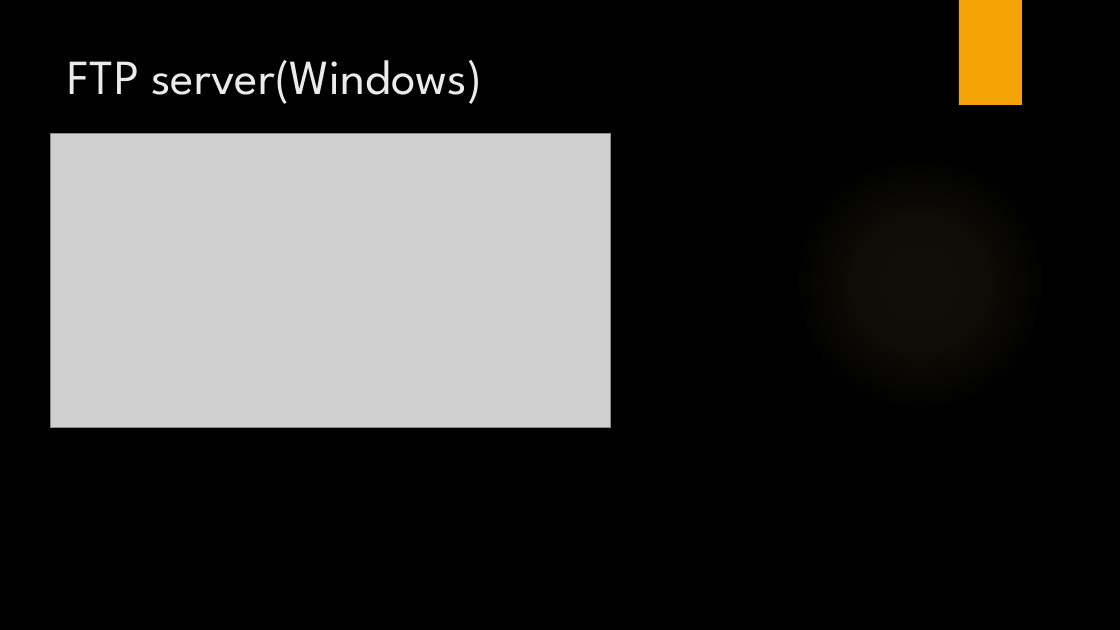
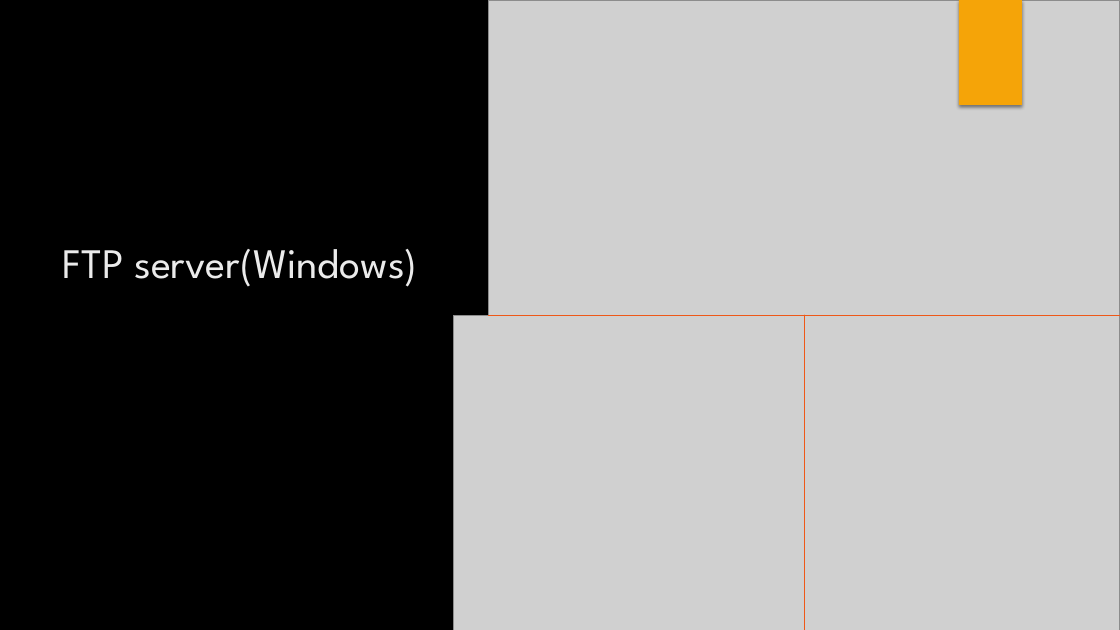
Before and after one commit to LajkaK2006/BorsodNet, a slide deck: slide 28 of BorsodNet.pptx. Drawn at 1120x630 pixels with LibreOffice and Linux fonts; fonts in the diff are those of the drawing; grey boxes stand for pictures; background and template pictures are left out. Boxes give left, top, right and bottom in pixels: in the first picture for what was removed or moved away, otherwise in the second. Text is boxed around its words. In the diff, an @@ line names an element or a change of style, - is before the commit and + after.

```diff
--- a/BorsodNet.pptx
+++ b/BorsodNet.pptx
@@ picture added at (488, 0, 1120, 315) @@
@@ rectangle removed at (959, 0, 1022, 105) @@
@@ rectangle added at (959, 0, 1022, 105), fill #F5A408 @@
@@ title "FTP server(Windows)": place and size @@
-title "FTP server(Windows)" at (68, 60, 482, 104)
+title "FTP server(Windows)" at (63, 249, 417, 287)
@@ title "FTP server(Windows)" at (63, 249, 417, 287): size 42 to 36 pt; alignment left to centre; line spacing 1 to 0.9; vertical alignment top to middle @@
@@ picture added at (454, 315, 804, 630) @@
@@ line added from (488, 315) to (1120, 315), #EE5818 0.75 pt @@
@@ picture: place and size @@
-picture at (50, 133, 611, 427)
+picture at (804, 315, 1120, 630)
@@ line added from (804, 315) to (804, 630), #EE5818 0.75 pt @@
```
Also in this commit, not shown: 1 other slide changed, 5 slides added, 1 slide removed.
